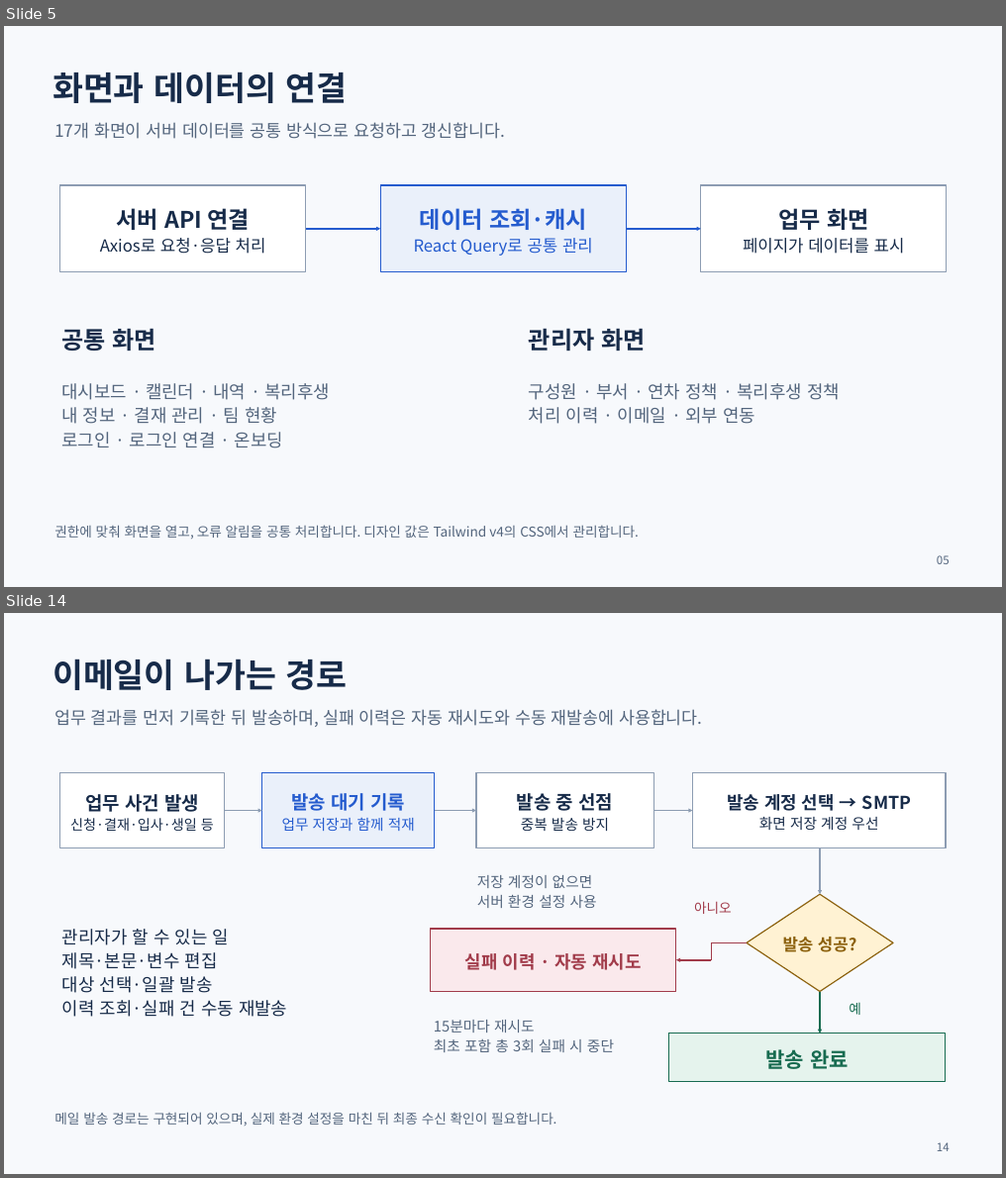
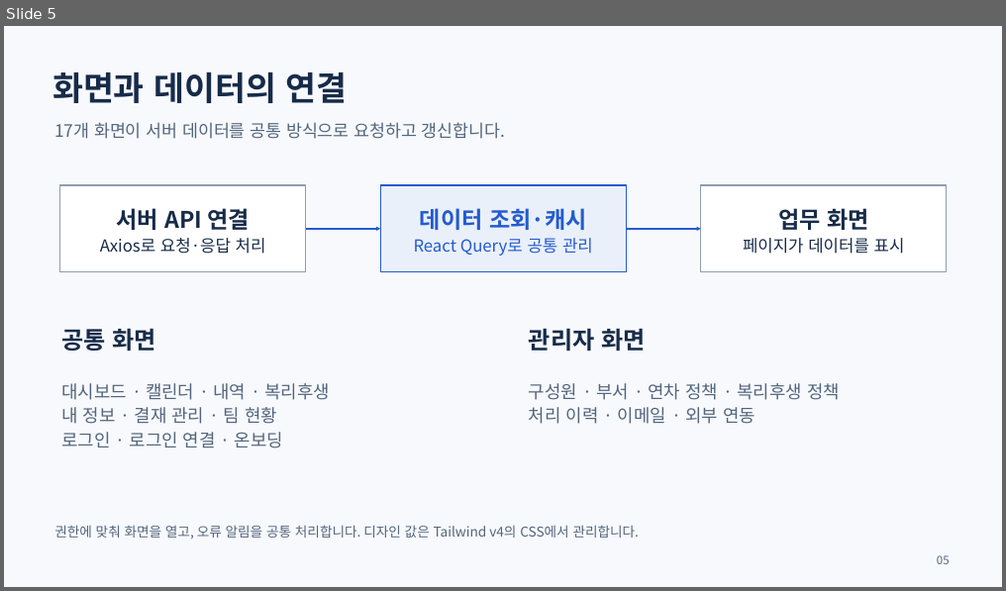
Before and after one commit to yejun9052/mlsoft-first-project, a slide deck: docs/발표자료/연차ON-프로젝트-소개-2026-09-11.pptx. Shown one above the other, each under a label of ours: slides 5 and 14 before the commit, slide 5 after it; the slides between them are not shown. The pictures are 1006x1178 and 1006x591 pixels, drawn with LibreOffice and Linux fonts; fonts in the diff are those of the drawing. Boxes give left, top, right and bottom in pixels: in the first picture for what was removed or moved away, otherwise in the second. Text is boxed around its words. In the diff, an @@ line names an element or a change of style, - is before the commit and + after.

```diff
--- a/docs/발표자료/연차ON-프로젝트-소개-2026-09-11.pptx
+++ b/docs/발표자료/연차ON-프로젝트-소개-2026-09-11.pptx
@@ slide 14 removed at (4, 613, 1002, 1174), background #F7F9FC @@
@@ text removed at (53, 659, 347, 690) @@
-이메일이 나가는 경로
@@ text removed at (54, 709, 702, 727) @@
-업무 결과를 먼저 기록한 뒤 발송하며, 실패 이력은 자동 재시도와 수동 재발송에 사용합니다.
@@ rectangle removed at (60, 773, 224, 848) @@
-업무 사건 발생
-신청·결재·입사·생일 등
@@ rectangle removed at (262, 773, 435, 848) @@
-발송 대기 기록
-업무 저장과 함께 적재
@@ rectangle removed at (476, 773, 653, 848) @@
-발송 중 선점
-중복 발송 방지
@@ rectangle removed at (693, 773, 945, 848) @@
-발송 계정 선택 → SMTP
-화면 저장 계정 우선
@@ arrow removed from (224, 811) to (262, 811) @@
@@ arrow removed from (435, 811) to (476, 811) @@
@@ arrow removed from (653, 811) to (693, 811) @@
@@ arrow removed from (820, 848) to (820, 894) @@
@@ text removed at (477, 875, 597, 908) @@
-저장 계정이 없으면
-서버 환경 설정 사용
@@ text removed at (694, 901, 732, 914) @@
-아니오
@@ diamond removed at (746, 894, 893, 992) @@
-발송 성공?
@@ text removed at (62, 929, 287, 1017) @@
-관리자가 할 수 있는 일
-제목·본문·변수 편집
-대상 선택·일괄 발송
-이력 조회·실패 건 수동 재발송
@@ rectangle removed at (431, 929, 676, 992) @@
-실패 이력 · 자동 재시도
@@ arrow removed from (712, 960) to (676, 960) @@
@@ line removed from (746, 943) to (712, 943) @@
@@ line removed from (712, 943) to (712, 960) @@
@@ arrow removed from (820, 992) to (820, 1034) @@
@@ text removed at (434, 1020, 614, 1053) @@
-15분마다 재시도
-최초 포함 총 3회 실패 시 중단
@@ text removed at (848, 1002, 861, 1015) @@
-예
@@ rectangle removed at (668, 1034, 945, 1081) @@
-발송 완료
@@ text removed at (54, 1112, 556, 1126) @@
-메일 발송 경로는 구현되어 있으며, 실제 환경 설정을 마친 뒤 최종 수신 확인이 필요합니다.
@@ text removed at (937, 1143, 949, 1152) @@
-14
```
Also in this commit, not shown: 11 slides changed, 2 slides added, 6 other slides removed, 3 other files.
